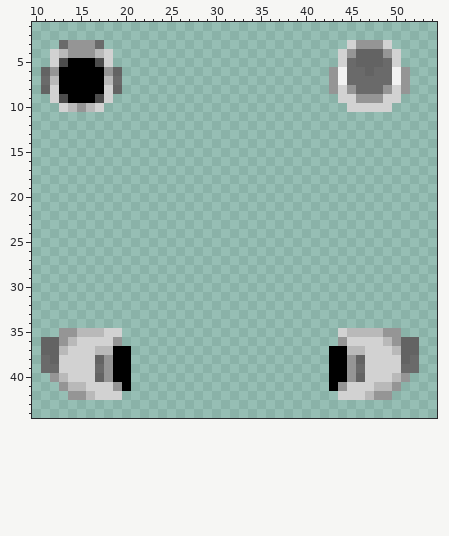
File history of a pixel-art sprite, Resources/Textures/Mobs/Species/IPC/parts.rsi/head_m.png. Above, as it was before the edit.
The file is 64x64 pixels. Colours within 5 levels of each other are drawn and written as one. Shown: x 10..54, y 1..44.
Once edited:
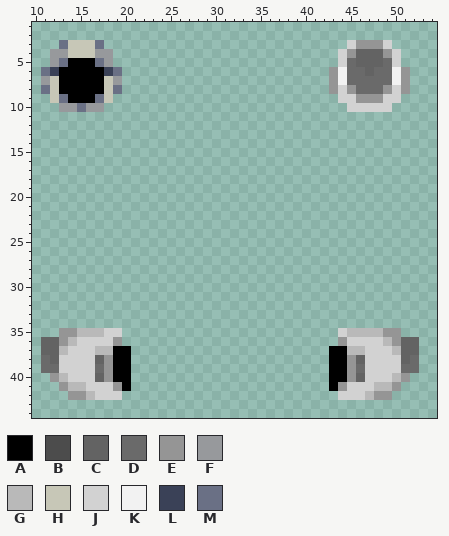
Palette (. is transparent): A #000000  B #4c4c4c  C #636363  D #6a6a6a  E #959595  F #97999c  G #b9b9b9  H #c7c7b7  J #d2d2d2  K #f2f2f2  L #3a4157  M #6a7085
Change:
y 3: x 13..17 DEEED -> MHHHM
y 4: x 12..18 JGEEEGJ -> FFHHHFF
y 5: x 12..13 JB -> FM; x 17..18 BJ -> MF
y 6: x 11..12 CE -> ML; x 18..19 EC -> LM
y 7: x 11..12 DG -> FH; x 18..19 GD -> HF
y 8: x 11..12 CJ -> MH; x 18..19 JC -> HM
y 9: x 12..13 JB -> HM; x 17..18 BJ -> MH
y 10: x 13..17 JGEGJ -> FFMFF
